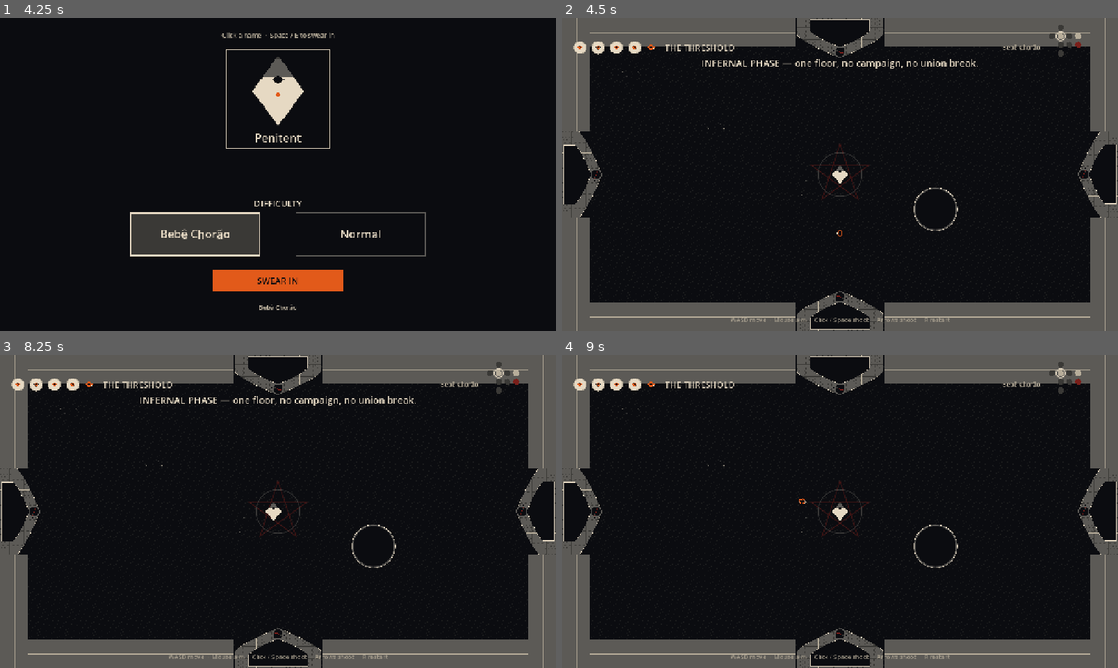
Above: before the commit, frames 1-4 (two rows, left to right).
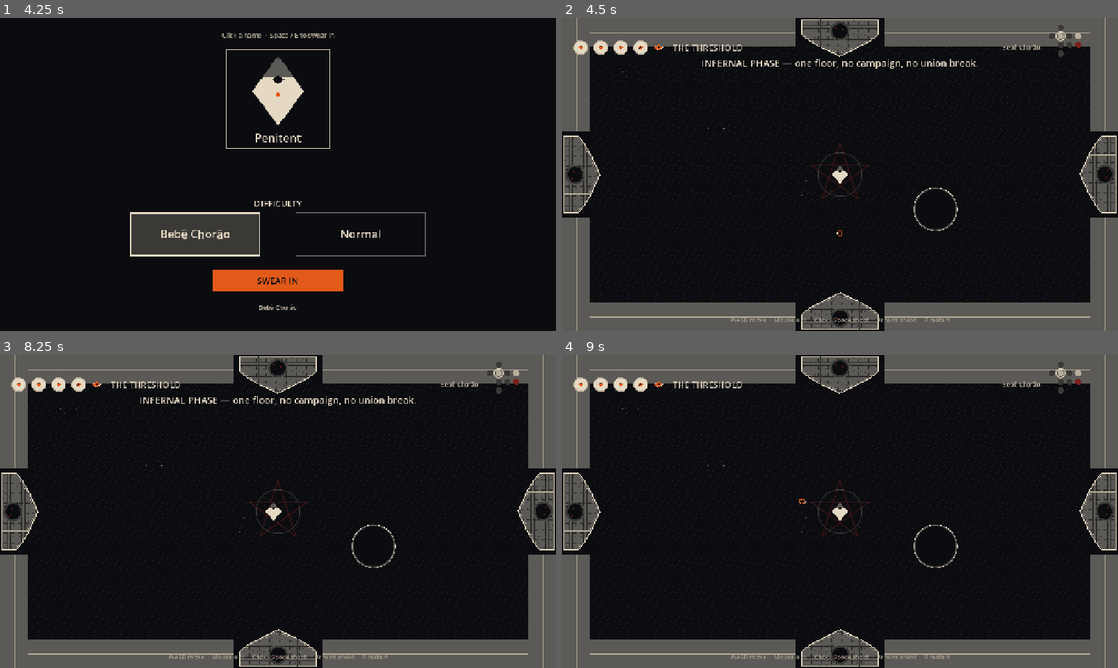
Above: after the commit, the same moments.

Repository: camiloprado/InfernalPhase
Game: Godot game, scene res://scenes/floor.tscn
Same seed, same stepped clock (60 frames per second), same inputs: the game is played once before the commit and once after it.
Inputs (mouse positions are in pixels of both pictures, inside the frame that each line leads up to):
- Up to frame 1 (4.25 s): click "Normal" at 0.5 s; click "Normal" at 1.25 s; click "Caim" at 2 s; click "Lilith" at 2.75 s; click "Bebê Chorão" at 3.5 s
- Up to frame 2 (4.5 s): click "SWEAR IN" at 4.25 s
- Up to frame 3 (8.25 s): tap Enter at 5 s; move the mouse to (400, 495) at 5.02 s; hold D (move_right) 5.03-5.78 s; tap Down (aim_down) at 5.1 s; click (400, 495) at 5.17 s; tap A (move_left) every 0.75 s from 5.75 to 8 s; move the mouse to (166, 527) at 5.77 s; hold S (move_down) 5.78-6.53 s; tap Left (aim_left) at 5.85 s; move the mouse to (333, 442) at 6.52 s; hold D (move_right) 6.53-7.28 s; tap Right (aim_right) at 6.6 s; move the mouse to (250, 574) at 7.27 s; hold W (move_up) 7.28-8.03 s; tap Up (aim_up) at 7.35 s; click (250, 574) at 7.42 s; move the mouse to (444, 558) at 8.02 s; hold A (move_left) from 8.03 s (still down); hold E (interact) from 8.03 s (still down)
- Up to frame 4 (9 s): keep holding A (move_left); tap R (restart) at 8.75 s; move the mouse to (673, 464) at 8.77 s; release E (interact) at 8.78 s; tap Space (shoot) at 8.85 s

Frame 1 is identical in both runs. In frame 2, 4.8% of the frame differs, in the area x 0-100%, y 0-100%; in frame 3, 4.8%; in frame 4, 4.8%.

Commit message:
Make door seals circular masonry fixtures and drop X-hearts.
Solid Gothic Ash slabs (no punched notch) carry a large Ember or cracked
seal on the wall band. HUD Bone seals use irregular Wound fissures only.

Co-authored-by: camilovgprado21 <camilovgprado21@gmail.com>

Diff:
--- a/scripts/floor.gd
+++ b/scripts/floor.gd
@@ -478,7 +478,7 @@
 	if img == null:
 		return
 	var w := img.get_width()
-	var h := mini(200, img.get_height())
+	var h := mini(96, img.get_height())
 	var crop := img.get_region(Rect2i(0, 0, w, h))
 	_write_look("hud", crop)
 	crop.save_png("/workspace/gate/hud.png")
--- a/scripts/room.gd
+++ b/scripts/room.gd
@@ -387,8 +387,9 @@
 
 
 func _door_atlas(k: Kind, blocked: bool) -> AtlasTexture:
-	# Opaque crop + 1px inset so padding cannot shove the arch off the opening.
-	return Sprites.cell_used(DOOR_SHEET, 4, 2, _door_col(k), 1 if blocked else 0)
+	# Full landscape cell (not used-rect crop) so the circular seal stays circular
+	# when scaled onto the 200×92 wall band.
+	return Sprites.cell(DOOR_SHEET, 4, 2, _door_col(k), 1 if blocked else 0)
 
 
 func _door_inward(dir: int) -> Vector2:
@@ -508,22 +509,23 @@
 	pts.append(Vector2(0.0, -rise))
 	pts.append(Vector2(span, 6.0))
 	pts.append(Vector2(span, 28.0))
-	# Ash masonry band + Bone inlay. No gray shield, no oval portal.
-	node.draw_polyline(pts, Palette.ASH, 14.0 if heavy else 12.0, true)
-	node.draw_polyline(pts, Palette.BONE, 2.0, true)
+	# Solid Ash masonry slab + Bone inlay. No gray shield, no punched oval.
+	node.draw_colored_polygon(pts, Palette.ASH_MID)
+	node.draw_polyline(pts, Palette.BONE, 3.0, true)
 	if heavy:
 		node.draw_line(Vector2(-span * 0.4, 22.0), Vector2(-span * 0.18, -rise * 0.3), Palette.BONE_DIM, 2.0)
 		node.draw_line(Vector2(span * 0.4, 22.0), Vector2(span * 0.18, -rise * 0.3), Palette.BONE_DIM, 2.0)
-	var seal_c := Vector2(0.0, -rise * 0.15) if not blocked else Vector2.ZERO
-	var seal_r := 14.0 if heavy else 11.0
+	var seal_c := Vector2(0.0, 8.0)
+	var seal_r := 22.0 if heavy else 18.0
 	if blocked:
-		node.draw_circle(seal_c, seal_r + 2.0, Palette.BONE)
+		node.draw_circle(seal_c, seal_r + 3.0, Palette.BONE)
 		node.draw_circle(seal_c, seal_r, Palette.EMBER)
 	else:
-		node.draw_circle(seal_c, seal_r + 1.0, Palette.ASH)
-		node.draw_circle(seal_c, seal_r - 2.0, Palette.VOID)
-		node.draw_arc(seal_c, seal_r, 0.35, PI - 0.4, 8, Palette.ASH, 2.0, true)
-		node.draw_line(seal_c + Vector2(-seal_r * 0.55, -2.0), seal_c + Vector2(seal_r * 0.5, 4.0), Palette.WOUND, 1.5)
+		node.draw_circle(seal_c, seal_r + 3.0, Palette.ASH)
+		node.draw_circle(seal_c, seal_r, Palette.VOID)
+		node.draw_arc(seal_c, seal_r - 1.0, 0.4, PI - 0.35, 10, Palette.ASH_MID, 2.5, true)
+		node.draw_line(seal_c + Vector2(seal_r * 0.2, -seal_r * 0.15), seal_c + Vector2(seal_r * 0.55, seal_r * 0.35), Palette.WOUND, 1.5)
+		node.draw_line(seal_c + Vector2(-seal_r * 0.45, seal_r * 0.1), seal_c + Vector2(-seal_r * 0.15, seal_r * 0.55), Palette.WOUND, 1.5)
 
 
 func _set_door_blocked(dir: int, blocked: bool) -> void:
--- a/scripts/ui.gd
+++ b/scripts/ui.gd
@@ -103,7 +103,7 @@
 		if pip:
 			var h := TextureRect.new()
 			h.mouse_filter = Control.MOUSE_FILTER_IGNORE
-			h.custom_minimum_size = Vector2(36, 36)
+			h.custom_minimum_size = Vector2(40, 40)
 			h.expand_mode = TextureRect.EXPAND_IGNORE_SIZE
 			h.stretch_mode = TextureRect.STRETCH_KEEP_ASPECT_CENTERED
 			h.texture_filter = CanvasItem.TEXTURE_FILTER_NEAREST
@@ -112,9 +112,9 @@
 		else:
 			var h := HeartPip.new()
 			h.state = state
-			h.custom_minimum_size = Vector2(36, 36)
+			h.custom_minimum_size = Vector2(40, 40)
 			hearts.add_child(h)
-	_pip(Sprites.cell("res://assets/sprites/hearts.png", 4, 1, 3, 0), 28)
+	_pip(Sprites.cell("res://assets/sprites/hearts.png", 4, 1, 3, 0), 30)
 	if Game.pierce > 0:
 		_pip(Sprites.cell("res://assets/sprites/skills.png", 4, 1, 0, 0), 22)
 	if Game.rapid > 0:
@@ -176,15 +176,17 @@
 			HIT:
 				draw_circle(c, r, Palette.BONE_DIM)
 				draw_arc(c, r, 0.0, TAU, 18, Palette.ASH, 1.5, true)
-				draw_line(c + Vector2(-r * 0.7, -r * 0.15), c + Vector2(r * 0.65, r * 0.25), Palette.WOUND, 2.0)
-				draw_line(c + Vector2(-r * 0.1, -r * 0.7), c + Vector2(r * 0.15, r * 0.7), Palette.WOUND, 1.5)
+				# Irregular Wound fissures from the rim — not a slash-X.
+				draw_line(c + Vector2(r * 0.15, -r * 0.2), c + Vector2(r * 0.62, r * 0.28), Palette.WOUND, 2.0)
+				draw_line(c + Vector2(-r * 0.55, r * 0.05), c + Vector2(-r * 0.12, r * 0.58), Palette.WOUND, 1.5)
+				draw_line(c + Vector2(-r * 0.1, -r * 0.55), c + Vector2(r * 0.22, -r * 0.18), Palette.WOUND, 1.5)
 			EMPTY:
 				draw_arc(c, r, 0.0, TAU, 22, Palette.ASH, 2.5, true)
 			_:
 				draw_circle(c, r, Palette.BONE)
 				draw_colored_polygon(PackedVector2Array([
-					c + Vector2(0, -r * 0.42),
-					c + Vector2(r * 0.38, 0),
-					c + Vector2(0, r * 0.42),
-					c + Vector2(-r * 0.38, 0),
+					c + Vector2(0, -r * 0.38),
+					c + Vector2(r * 0.34, 0),
+					c + Vector2(0, r * 0.38),
+					c + Vector2(-r * 0.34, 0),
 				]), Palette.EMBER)
Binary file changed: assets/sprites/doors.png
Binary file changed: assets/sprites/hearts.png
Not shown, changed: tools/gen_look_pass.py
